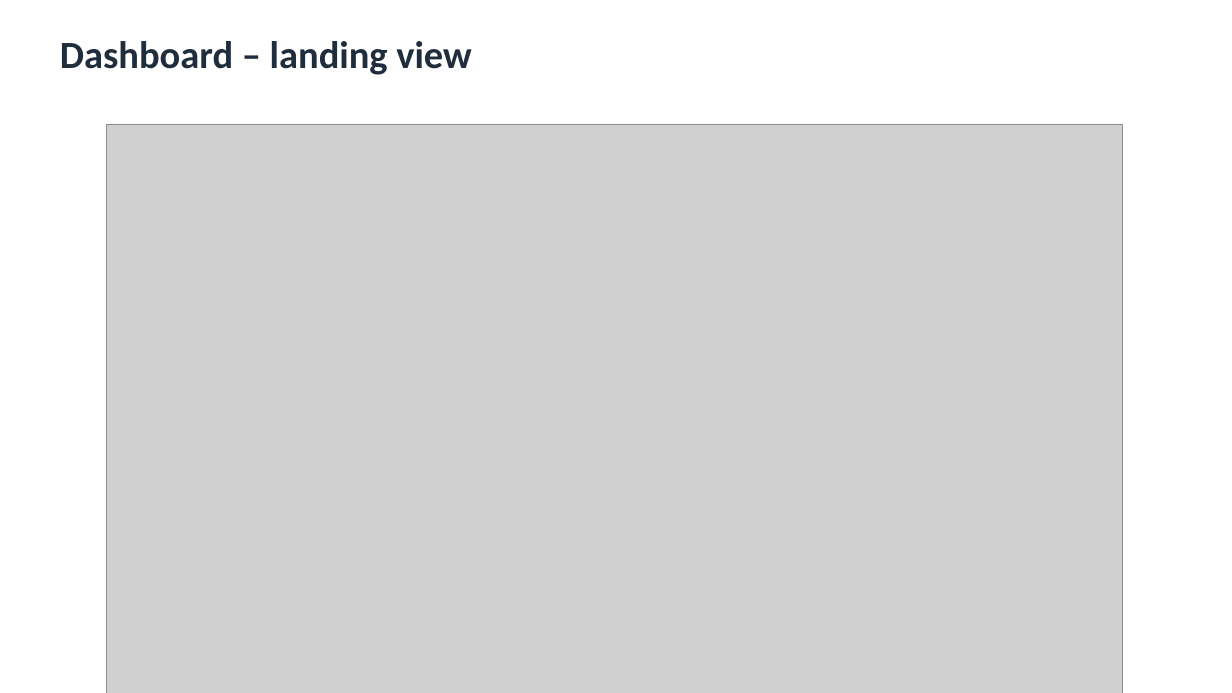
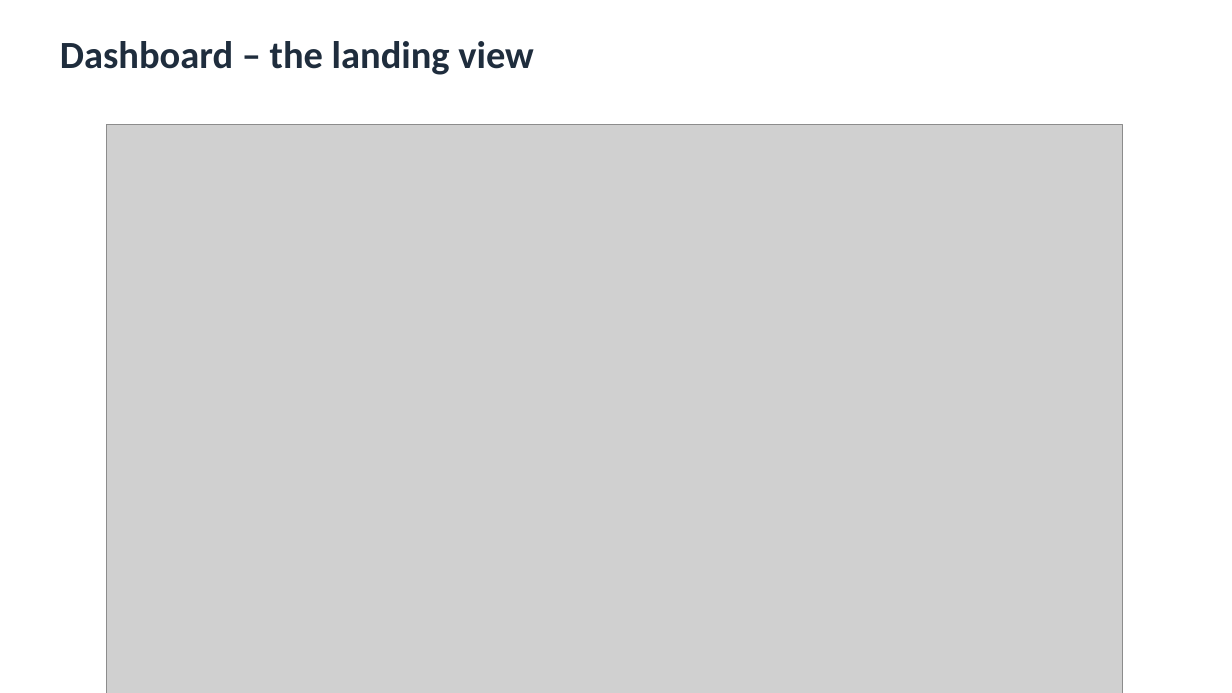
Before and after one commit to jaismine19/NextClose, a slide deck: slide 11 of docs/CSIS4260_Assignment1_Dashboard_Screenshots.pptx. Drawn at 1232x693 pixels with LibreOffice and Linux fonts; fonts in the diff are those of the drawing; grey boxes stand for pictures. Boxes give left, top, right and bottom in pixels: in the first picture for what was removed or moved away, otherwise in the second. Text is boxed around its words. In the diff, an @@ line names an element or a change of style, - is before the commit and + after.

Commit message:
Polish README, slide deck and dashboard wording; credit Jaismine Kaur

```diff
--- a/docs/CSIS4260_Assignment1_Dashboard_Screenshots.pptx
+++ b/docs/CSIS4260_Assignment1_Dashboard_Screenshots.pptx
@@ text at box(60, 41, 534, 75): text changed @@
-Dashboard – landing view
+Dashboard – the landing view
```
Also in this commit, not shown: 11 other slides changed, 7 other files.
